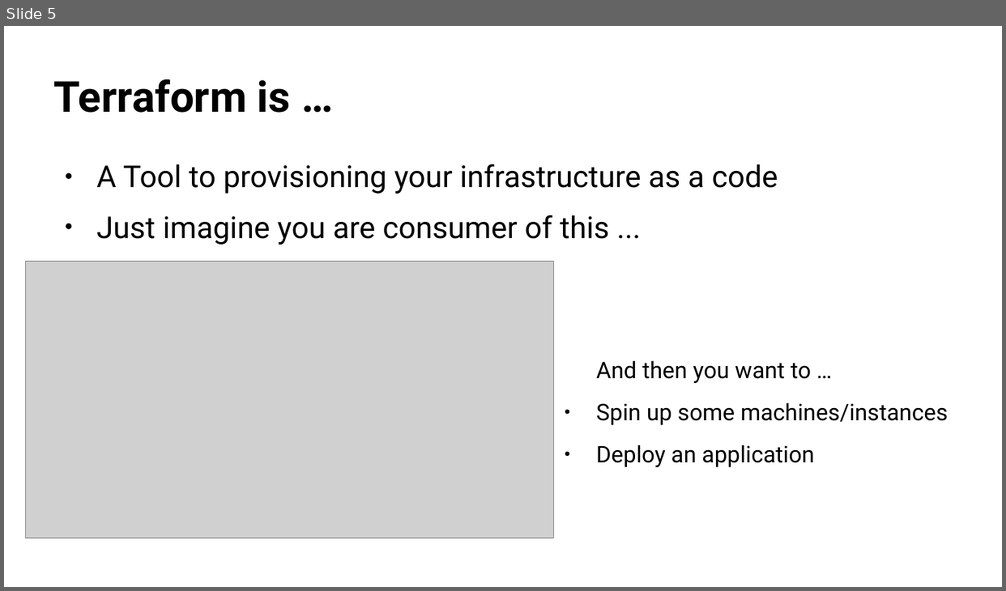
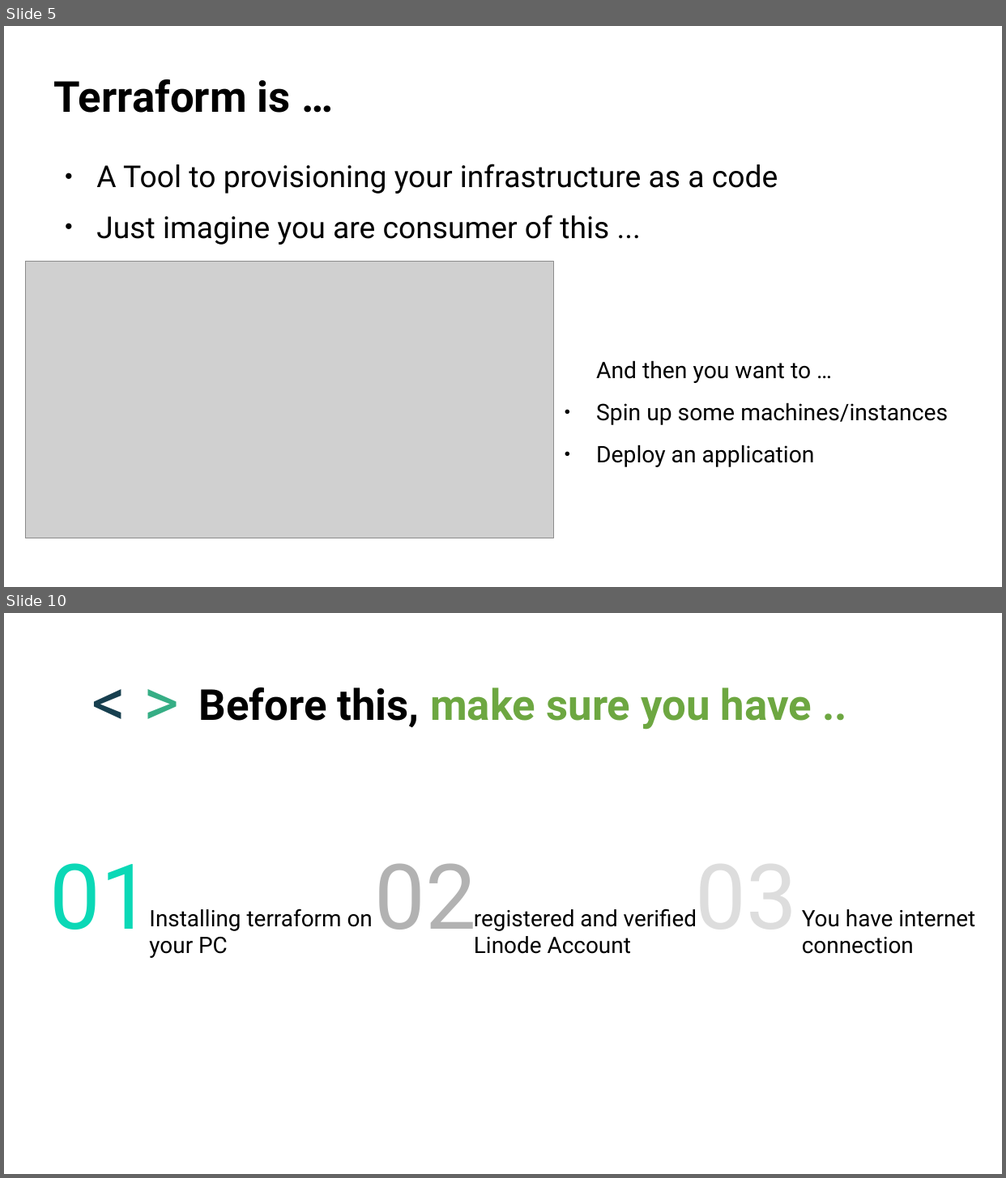
Before and after one commit to dhenandi/osas19-terraform, a slide deck: presentation/openSUSE Deployment on Linode using Terraform - Dhenandi Putra - oSAS19.odp. Shown one above the other, each under a label of ours: slide 5 before the commit, slides 5 and 10 after it; the slides between them are not shown. The pictures are 1006x591 and 1006x1178 pixels, drawn with LibreOffice and Linux fonts; fonts in the diff are those of the drawing; grey boxes stand for pictures; background and template pictures are left out. Boxes give left, top, right and bottom in pixels: in the first picture for what was removed or moved away, otherwise in the second. Text is boxed around its words. In the diff, an @@ line names an element or a change of style, - is before the commit and + after.

```diff
--- a/presentation/openSUSE Deployment on Linode using Terraform - Dhenandi Putra - oSAS19.odp
+++ b/presentation/openSUSE Deployment on Linode using Terraform - Dhenandi Putra - oSAS19.odp
@@ slide 10 added at (x1=4, y1=613, x2=1002, y2=1174), background #FFFFFF @@
@@ text added at (x1=49, y1=658, x2=209, y2=758), 54 pt, text #173F4F @@
+< >
@@ title added at (x1=199, y1=688, x2=812, y2=730), 34 pt, text #6DA741, bold @@
+Before this, make sure you have ..
@@ text added at (x1=652, y1=838, x2=816, y2=965), 72 pt, text #DDDDDD @@
+03
@@ text added at (x1=50, y1=863, x2=152, y2=948), 72 pt, text #0BD8B6 @@
+01
@@ text added at (x1=374, y1=863, x2=476, y2=950), 72 pt, text #B2B2B2 @@
+02
@@ text added at (x1=149, y1=909, x2=373, y2=958), 18 pt, text #000000 @@
+Installing terraform on your PC
@@ text added at (x1=474, y1=909, x2=697, y2=954), 18 pt, text #000000 @@
+registered and verified Linode Account
@@ text added at (x1=802, y1=909, x2=975, y2=954), 18 pt, text #000000 @@
+You have internet connection
```
Also in this commit, not shown: 3 slides changed, 8 other slides added, 6 other files.
